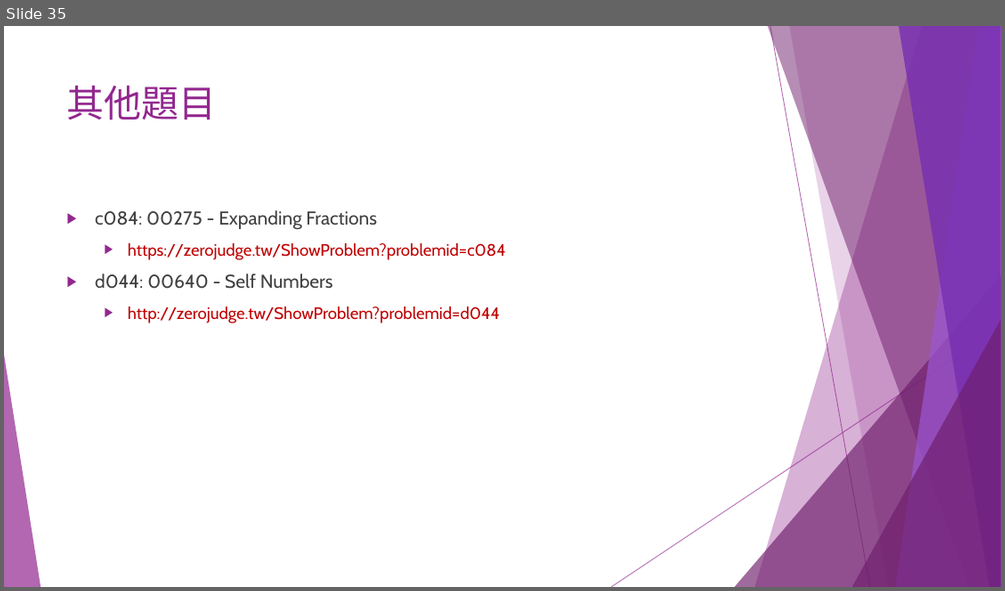
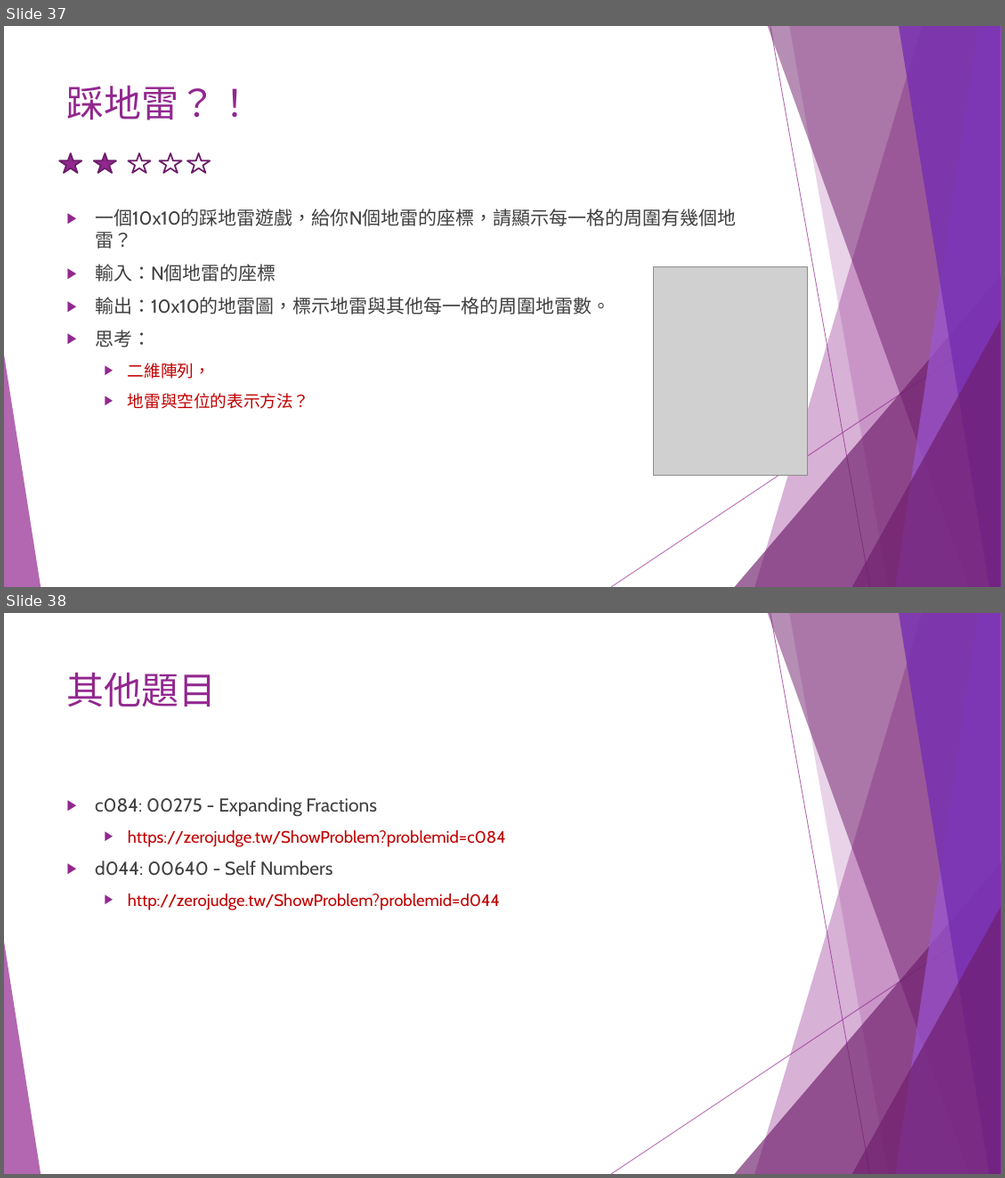
Before and after one commit to liulawsi/My_PPTs, a slide deck: CHING JIAN/C_Class/A1_邏輯思考訓練題.pptx. Shown one above the other, each under a label of ours: slide 35 before the commit, slides 37 and 38 after it. The pictures are 1005x591 and 1005x1178 pixels, drawn with LibreOffice and Linux fonts; fonts in the diff are those of the drawing; grey boxes stand for pictures. Boxes give left, top, right and bottom in pixels: in the first picture for what was removed or moved away, otherwise in the second. Text is boxed around its words. In the diff, an @@ line names an element or a change of style, - is before the commit and + after.

```diff
--- a/CHING JIAN/C_Class/A1_邏輯思考訓練題.pptx
+++ b/CHING JIAN/C_Class/A1_邏輯思考訓練題.pptx
@@ slide 37 added at <box>4,26,1001,587</box>, background #FFFFFF; not listed: 10 template elements that a slide beside it also shows @@
@@ title added at <box>67,85,254,120</box>, 36 pt, text #92278F @@
+踩地雷？！
@@ group added at <box>59,153,210,173</box>: 5 stars @@
@@ text added at <box>95,208,736,409</box>, 18 pt, text #404040 @@
+▶ 一個10x10的踩地雷遊戲，給你N個地雷的座標，請顯示每一格的周圍有幾個地雷？
+▶ 輸入：N個地雷的座標
+▶ 輸出：10x10的地雷圖，標示地雷與其他每一格的周圍地雷數。
+▶ 思考：
+  ▶ 二維陣列，
+  ▶ 地雷與空位的表示方法？
@@ picture added at <box>653,267,807,475</box> @@
@@ what was slide 35 is now slide 38 @@
```
Also in this commit, not shown: 4 slides changed, 11 other slides added.
